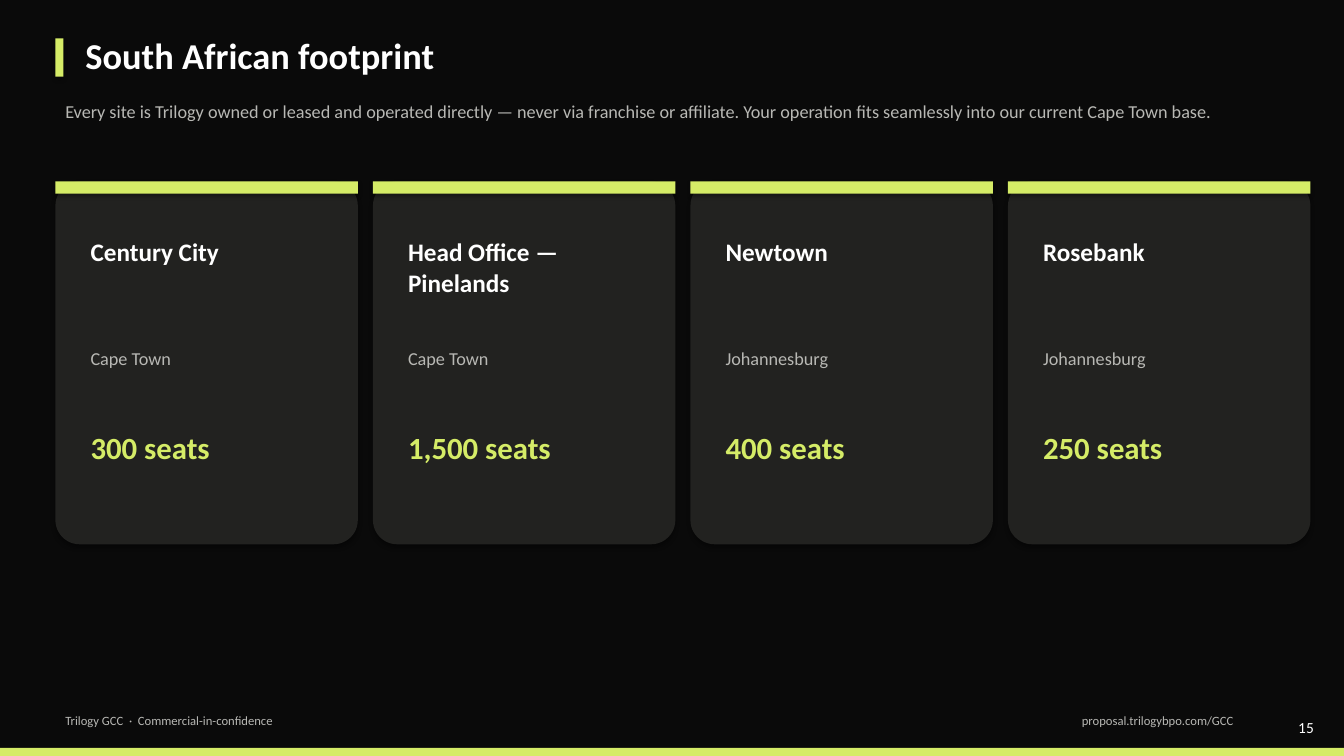
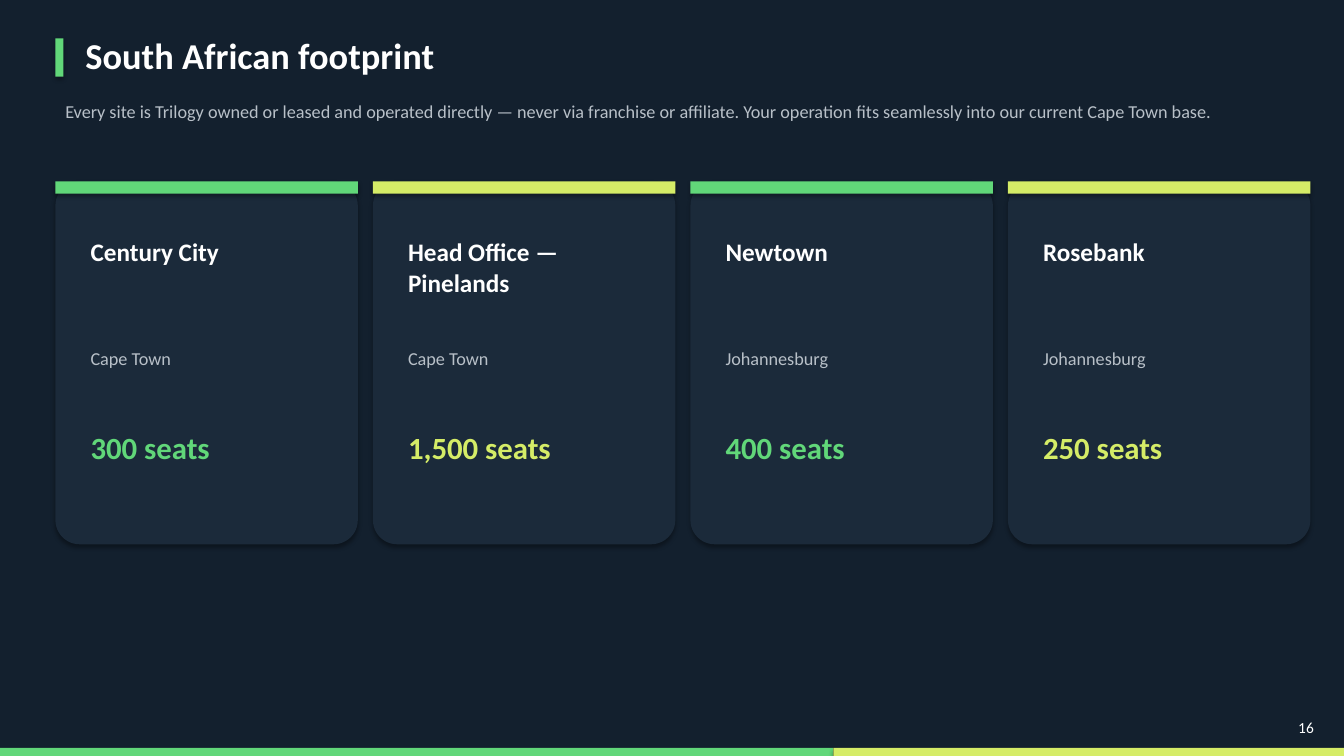
Before and after one commit to thegreatcornolio/Trilogy-RFP, a slide deck: slide 16 of GCC/Trilogy-GCC-Overview.pptx (slide 15 before the commit). Drawn at 1344x756 pixels with LibreOffice and Linux fonts; fonts in the diff are those of the drawing. Boxes give left, top, right and bottom in pixels: in the first picture for what was removed or moved away, otherwise in the second. Text is boxed around its words. In the diff, an @@ line names an element or a change of style, - is before the commit and + after.

```diff
--- a/GCC/Trilogy-GCC-Overview.pptx
+++ b/GCC/Trilogy-GCC-Overview.pptx
@@ rectangle at (0, 0, 1344, 756): fill #0A0A0A to #13202E @@
@@ fill #D5EC67 to #61D779 in 3 elements at (55, 38, 64, 77), (691, 181, 993, 194), (55, 181, 358, 194) @@
@@ fill #222220 to #1B2A3A in 4 elements at (373, 181, 676, 544), (691, 181, 993, 544), (1008, 181, 1311, 544), (55, 181, 358, 544) @@
@@ text colour #B8B8B4 to #B8C0C8 in 5 elements at (65, 105, 1211, 121), (91, 353, 171, 368), (408, 353, 488, 368), (726, 352, 829, 368), (1043, 352, 1146, 368) @@
@@ text "300 seats" at (91, 439, 210, 459): text colour #D5EC67 to #61D779 @@
@@ text "400 seats" at (726, 439, 845, 459): text colour #D5EC67 to #61D779 @@
@@ text removed at (65, 716, 273, 727) @@
-Trilogy GCC · Commercial-in-confidence
@@ text removed at (1082, 716, 1233, 727) @@
-proposal.trilogybpo.com/GCC
@@ rectangle added at (0, 748, 834, 756), fill #61D779 @@
@@ rectangle: place and size @@
-rectangle at (0, 748, 1344, 756)
+rectangle at (834, 748, 1344, 756)
@@ text at (1298, 722, 1314, 733): text changed @@
-15
+16
```
Also in this commit, not shown: 15 other slides changed, 1 slide added, 9 other files.
